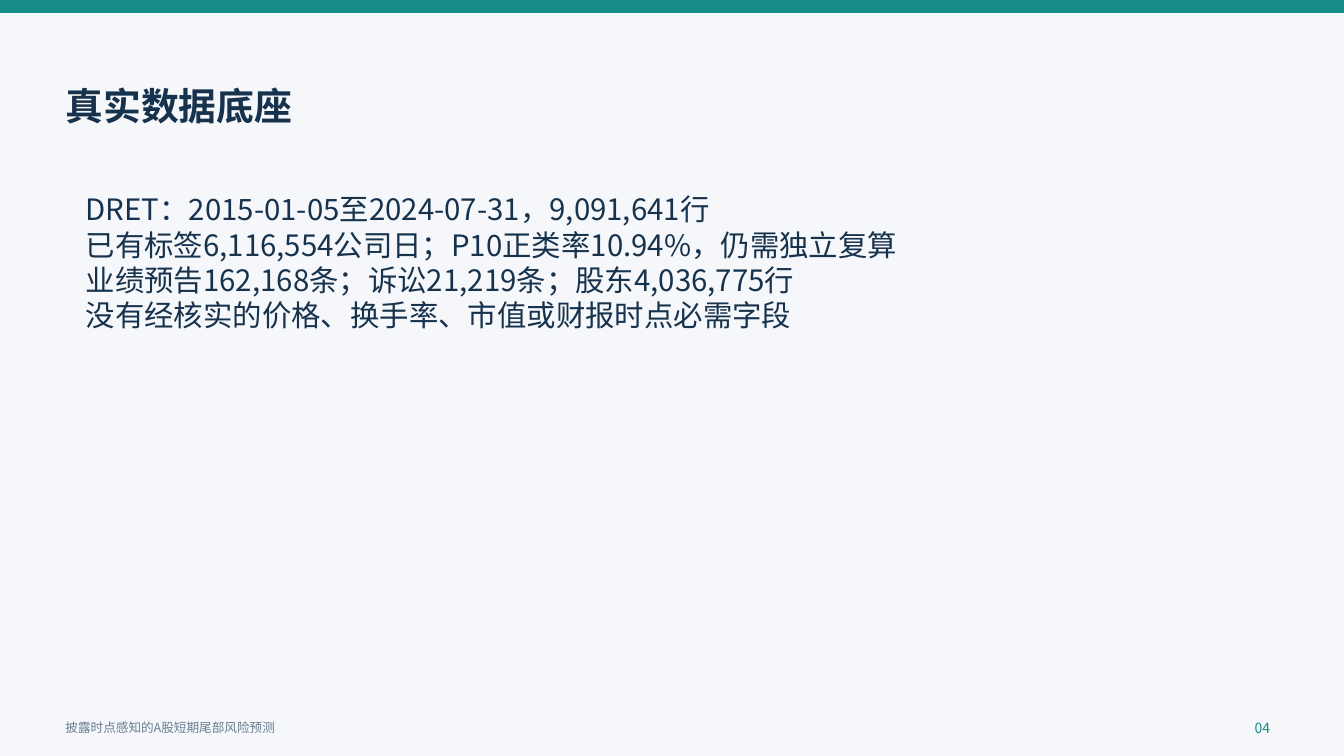
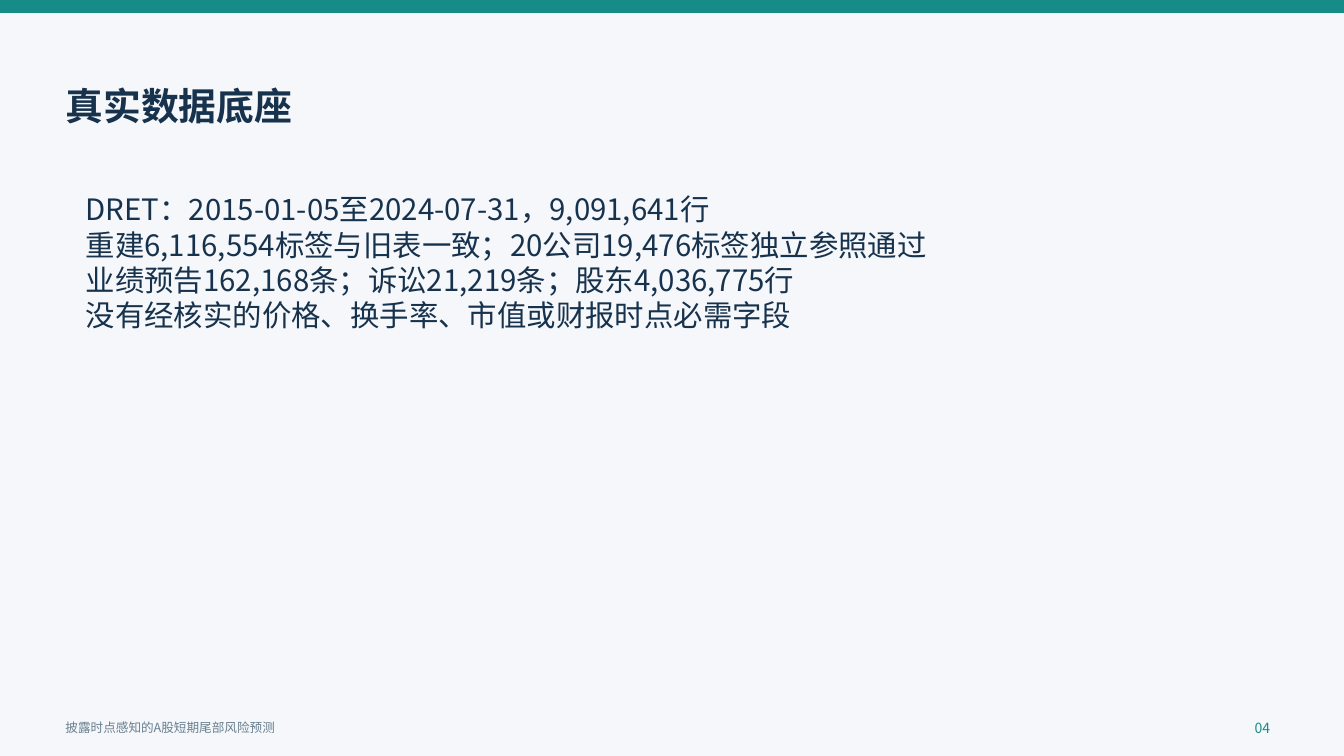
Before and after one commit to QiuKunYuan/llm-event-tail-risk-, a slide deck: slide 4 of docs/开题报告/开题答辩汇报.pptx. Drawn at 1344x756 pixels with LibreOffice and Linux fonts; fonts in the diff are those of the drawing. Boxes give left, top, right and bottom in pixels: in the first picture for what was removed or moved away, otherwise in the second. Text is boxed around its words. In the diff, an @@ line names an element or a change of style, - is before the commit and + after.

```diff
--- a/docs/开题报告/开题答辩汇报.pptx
+++ b/docs/开题报告/开题答辩汇报.pptx
@@ text at bbox=[86, 231, 927, 262]: text changed @@
-已有标签6,116,554公司日；P10正类率10.94%，仍需独立复算
+重建6,116,554标签与旧表一致；20公司19,476标签独立参照通过
```
Also in this commit, not shown: 4 other slides changed, 23 other files.
